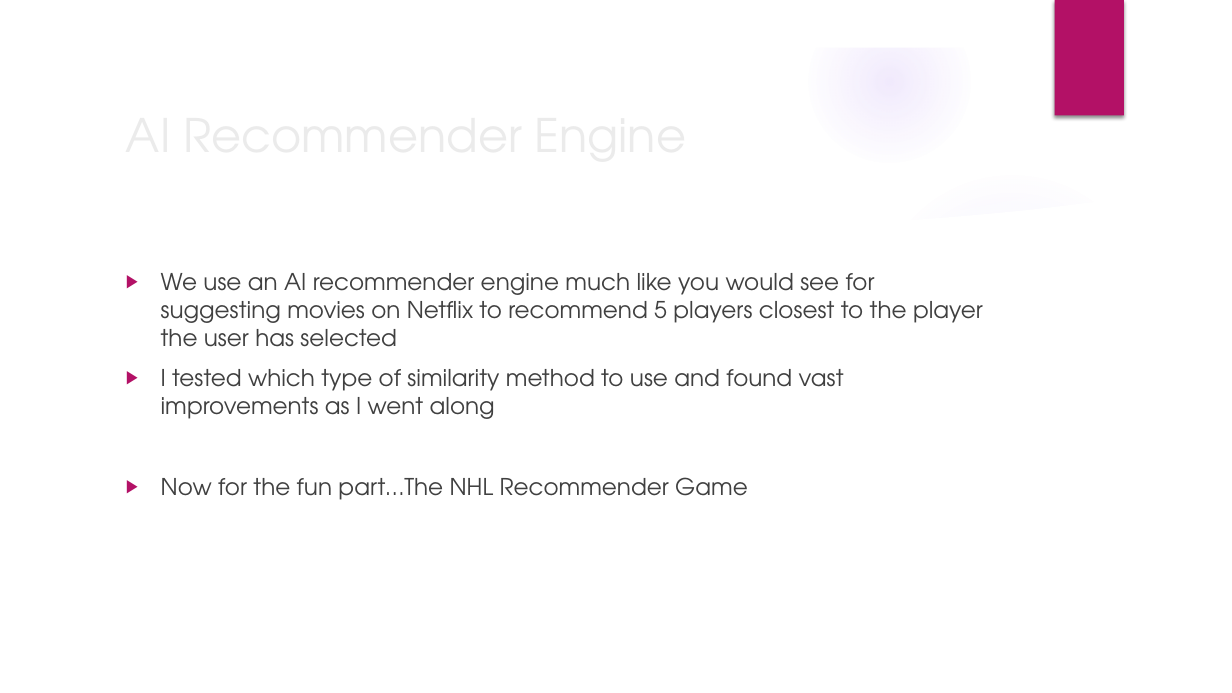
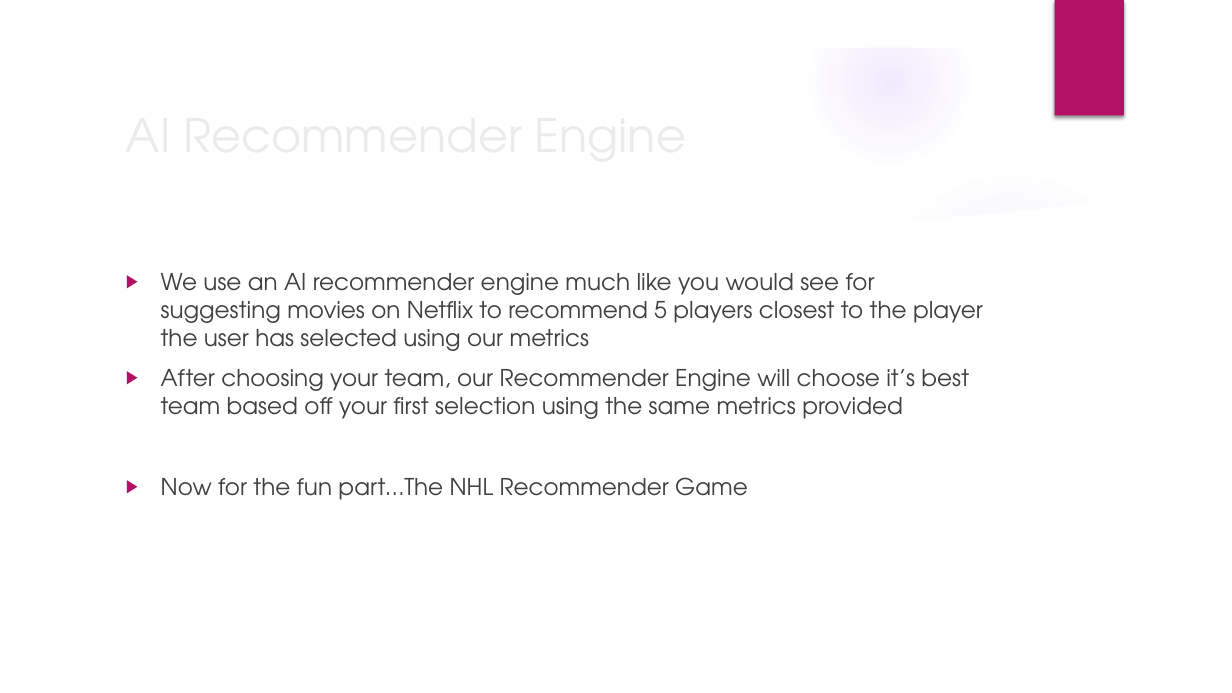
Before and after one commit to blairjdaniel/NHL_points_projection, a slide deck: slide 5 of files/powerpoint/nhl_recommender.pptx. Drawn at 1232x693 pixels with LibreOffice and Linux fonts; fonts in the diff are those of the drawing; background and template pictures are left out. Boxes give left, top, right and bottom in pixels: in the first picture for what was removed or moved away, otherwise in the second. Text is boxed around its words. In the diff, an @@ line names an element or a change of style, - is before the commit and + after.

```diff
--- a/files/powerpoint/nhl_recommender.pptx
+++ b/files/powerpoint/nhl_recommender.pptx
@@ text at <box>161,273,983,419</box>: text changed @@
-▶ We use an AI recommender engine much like you would see for suggesting movies on Netflix to recommend 5 players closest to the player the user has selected
-▶ I tested which type of similarity method to use and found vast improvements as I went along
+▶ We use an AI recommender engine much like you would see for suggesting movies on Netflix to recommend 5 players closest to the player the user has selected using our metrics
+▶ After choosing your team, our Recommender Engine will choose it’s best team based off your first selection using the same metrics provided
```
Also in this commit, not shown: 4 other slides changed, 1 other file.
